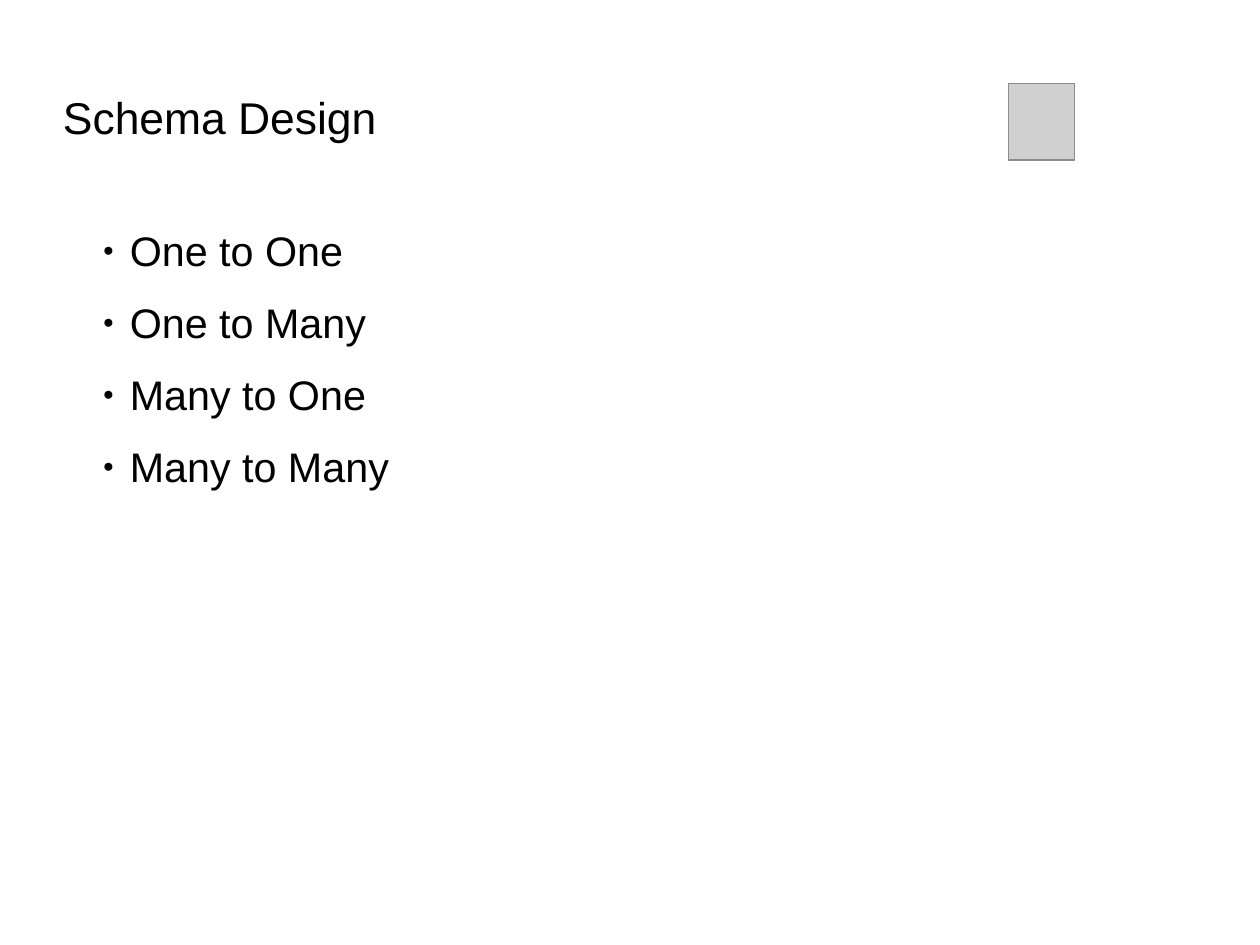
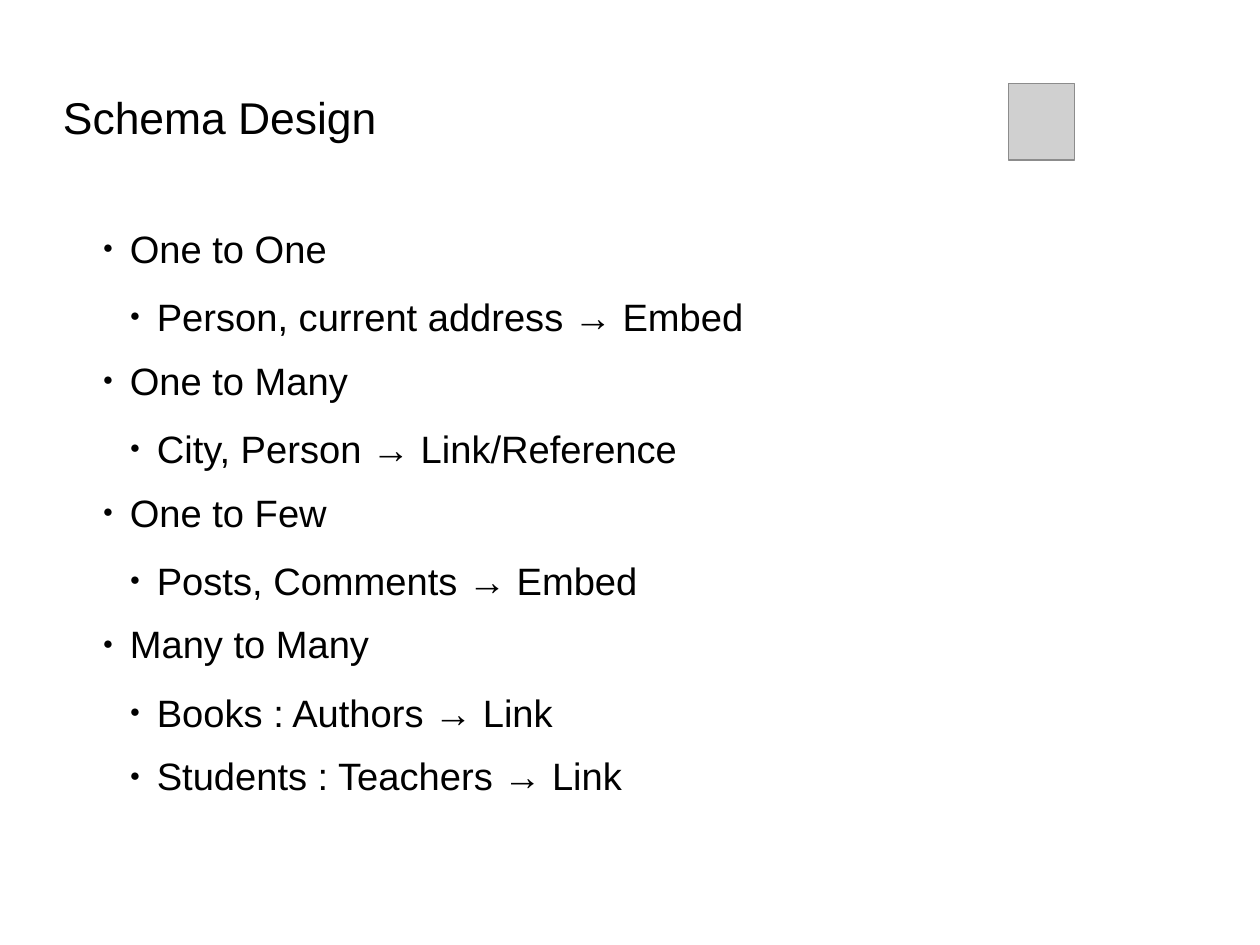
Before and after one commit to Bhakti/mongo_session, a slide deck: slide 15 of MongoDB_Session.odp. Drawn at 1260x945 pixels with LibreOffice and Linux fonts; fonts in the diff are those of the drawing; grey boxes stand for pictures; background and template pictures are left out. Boxes give left, top, right and bottom in pixels: in the first picture for what was removed or moved away, otherwise in the second. Text is boxed around its words. In the diff, an @@ line names an element or a change of style, - is before the commit and + after.

```diff
--- a/MongoDB_Session.odp
+++ b/MongoDB_Session.odp
@@ text at (130, 236, 677, 791): paragraph added @@
+  ● Person, current address → Embed
@@ text at (130, 236, 369, 666): size 26 to 24 pt in "One to One", "One to Many", "Many to Many" @@
@@ text at (130, 435, 677, 600): text changed; size 26 to 24 pt @@
-● Many to One
+  ● City, Person → Link/Reference
+● One to Few
+  ● Posts, Comments → Embed
@@ text at (157, 699, 622, 791): paragraphs added @@
+  ● Books : Authors → Link
+  ● Students : Teachers → Link
```
Also in this commit, not shown: 2 other slides changed, 5 other files.
